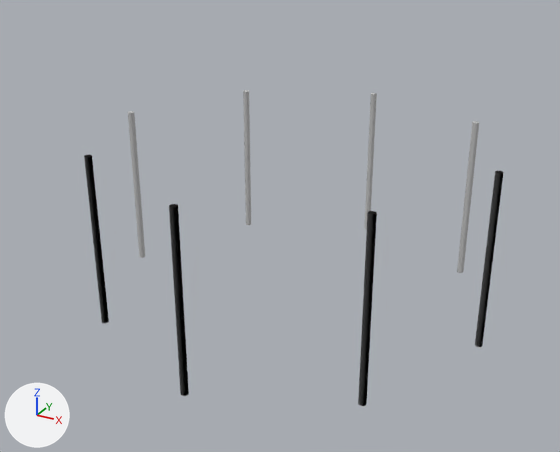
The OBJ model models/pillars.obj, before and after one commit.
One viewpoint serves both versions: a 50 mm camera at (9.73, -18.55, 11.71) aimed at (-0.14, -0.61, 2.75). The axes (+X, +Y, +Z) are drawn at lower left. The lights are the same throughout. Where no turn or scale is listed for an object, it has been applied to the vertices.

Names of what the first picture shows: 'pillars'.
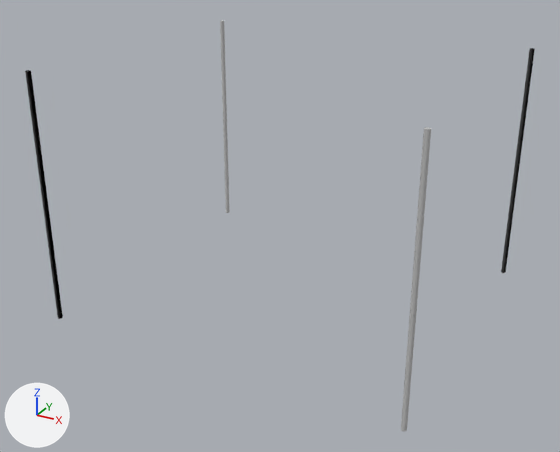
Diff of the bpy script that builds the scene:
```diff
--- a/models/pillars.obj.py
+++ b/models/pillars.obj.py
@@ me_pillars @@
 me_pillars.from_pydata(...)  # 336 vertices, 480 faces; spans x -5.84..5.84, y -5.84..5.84, z 0.23..5.23
 # used by ob_pillars; location = (0.0, 0.0, 0.0)
+# me_pillars part 1: a new loose piece, a 20-sided cylinder along z spanning x 5.17..5.31, y -4.55..-4.41, z 0.25..7.42, in mat_initialshadinggroup (grey #bcbcbc)
+# me_pillars part 2: a new loose piece, a 20-sided cylinder along z spanning x 5.17..5.31, y 4.55..4.69, z 0.25..7.42, in mat_initialshadinggroup (grey #bcbcbc)
+# me_pillars part 3: a new loose piece, a 20-sided cylinder along z spanning x -5.34..-5.2, y -4.55..-4.41, z 0.25..7.42, in mat_initialshadinggroup (grey #bcbcbc)
+# me_pillars part 4: a new loose piece, a 20-sided cylinder along z spanning x -5.34..-5.2, y 4.5..4.64, z 0.25..7.42, in mat_initialshadinggroup (grey #bcbcbc)
+# me_pillars part 5: the loose piece of 42 vertices spanning x -4.1..-3.9, y 3.9..4.1, z 0.23..5.23 is deleted
+# me_pillars part 6: the loose piece of 42 vertices spanning x -0.1..0.1, y 5.64..5.84, z 0.23..5.23 is deleted
+# me_pillars part 7: the loose piece of 42 vertices spanning x -5.84..-5.64, y -0.17..0.03, z 0.23..5.23 is deleted
+# me_pillars part 8: the loose piece of 42 vertices spanning x -4.1..-3.9, y -4.1..-3.9, z 0.23..5.23 is deleted
+# me_pillars part 9: the loose piece of 42 vertices spanning x 5.64..5.84, y -0.17..0.03, z 0.23..5.23 is deleted
+# me_pillars part 10: the loose piece of 42 vertices spanning x 3.9..4.1, y 3.9..4.1, z 0.23..5.23 is deleted
+# me_pillars part 11: the loose piece of 42 vertices spanning x -0.1..0.1, y -5.84..-5.64, z 0.23..5.23 is deleted
+# me_pillars part 12: the loose piece of 42 vertices spanning x 3.9..4.1, y -4.1..-3.9, z 0.23..5.23 is deleted
 me_pillars.materials.append(mat_initialshadinggroup)
```

What differs and where, as boxes [x1, y1, x2, y2] in the pictures (560 x 452 px):
'pillars', reshaped (21% wider, 30% taller): before [84, 90, 504, 406]; after [25, 20, 535, 432]
part 1 of me_pillars, added: after [401, 127, 431, 432]
part 2 of me_pillars, added: after [501, 48, 535, 273]
part 3 of me_pillars, added: after [25, 70, 63, 319]
part 4 of me_pillars, added: after [220, 20, 230, 213]
part 5 of me_pillars, deleted: before [243, 90, 251, 225]
part 6 of me_pillars, deleted: before [364, 93, 377, 230]
part 7 of me_pillars, deleted: before [128, 111, 145, 258]
part 8 of me_pillars, deleted: before [84, 155, 109, 323]
part 9 of me_pillars, deleted: before [475, 171, 504, 347]
part 10 of me_pillars, deleted: before [457, 121, 479, 273]
part 11 of me_pillars, deleted: before [169, 204, 189, 396]
part 12 of me_pillars, deleted: before [358, 211, 377, 406]
